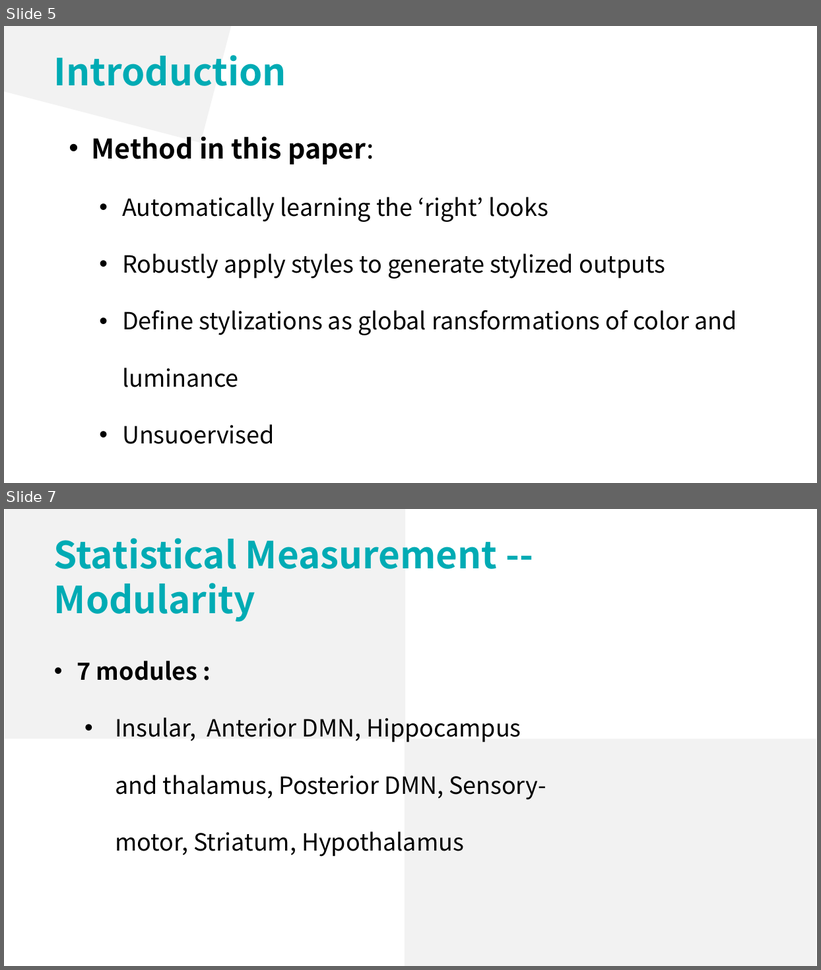
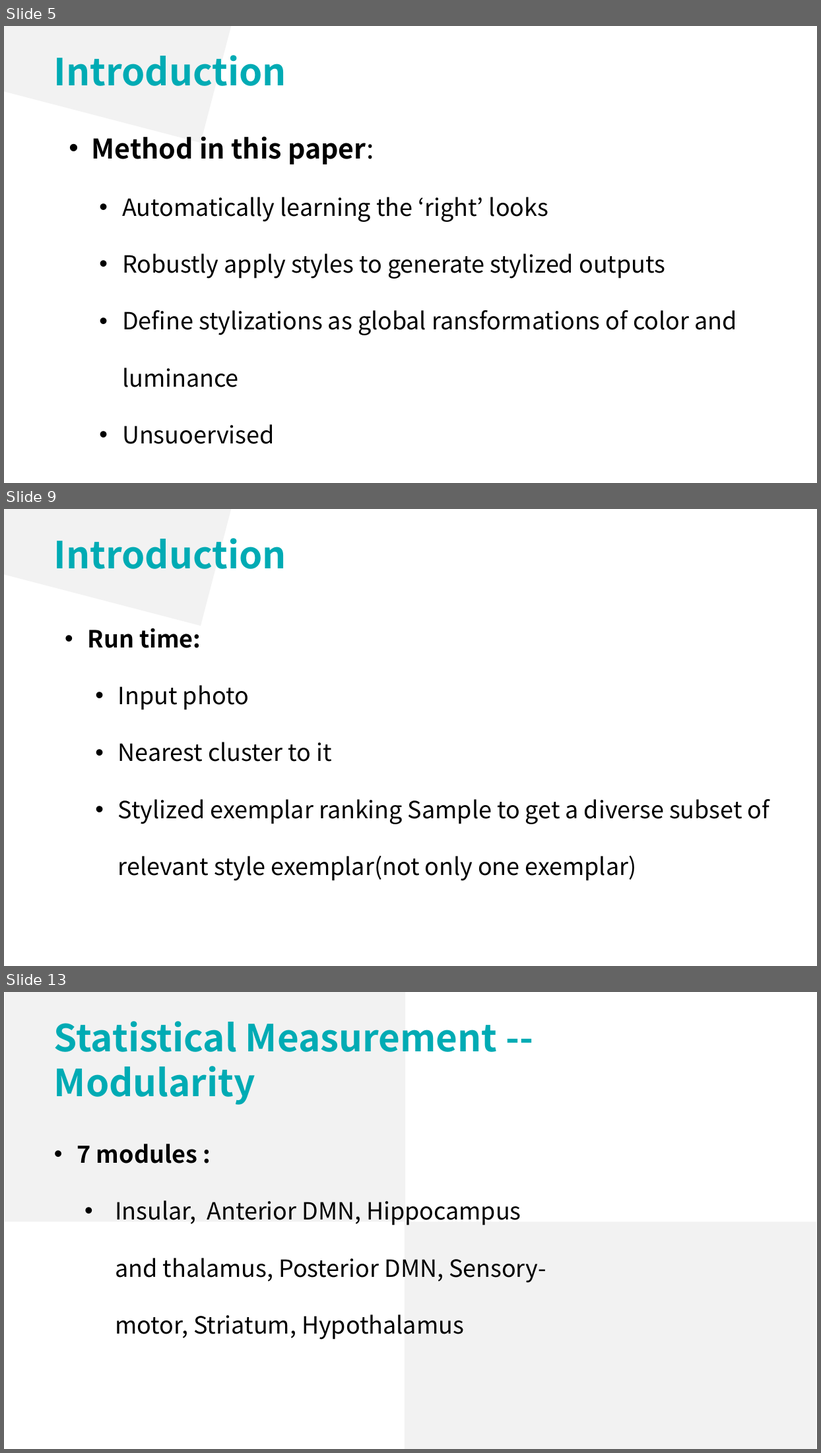
Before and after one commit to lsyoath/sheepy, a slide deck: ComputerVision.pptx. Shown one above the other, each under a label of ours: slides 5 and 7 before the commit, slides 5, 9 and 13 after it; the slides between them are not shown. The pictures are 821x970 and 821x1453 pixels, drawn with LibreOffice and Linux fonts; fonts in the diff are those of the drawing. Boxes give left, top, right and bottom in pixels: in the first picture for what was removed or moved away, otherwise in the second. Text is boxed around its words. In the diff, an @@ line names an element or a change of style, - is before the commit and + after.

```diff
--- a/ComputerVision.pptx
+++ b/ComputerVision.pptx
@@ slide 9 added at (4, 509, 817, 966), background #FFFFFF @@
@@ rectangle added at (4, 509, 317, 626), fill #F2F2F2 @@
@@ text added at (54, 538, 286, 569), 44 pt, text #00ABB4, bold @@
+Introduction
@@ text added at (88, 628, 770, 881), 28 pt, text #000000 @@
+• Run time:
+  • Input photo
+  • Nearest cluster to it
+  • Stylized exemplar ranking Sample to get a diverse subset of relevant style exemplar(not only one exemplar)
@@ what was slide 7 is now slide 13 @@
```
Also in this commit, not shown: 2 slides changed, 5 other slides added.
